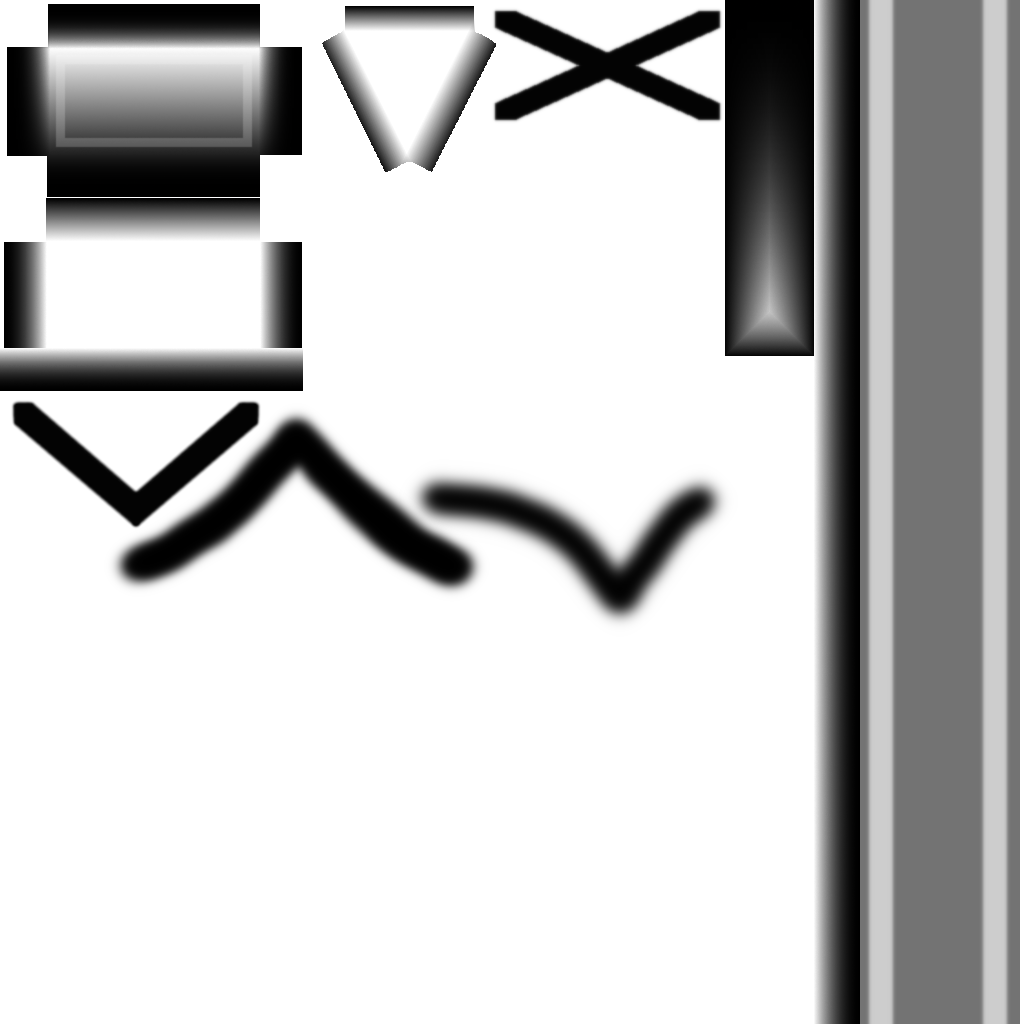
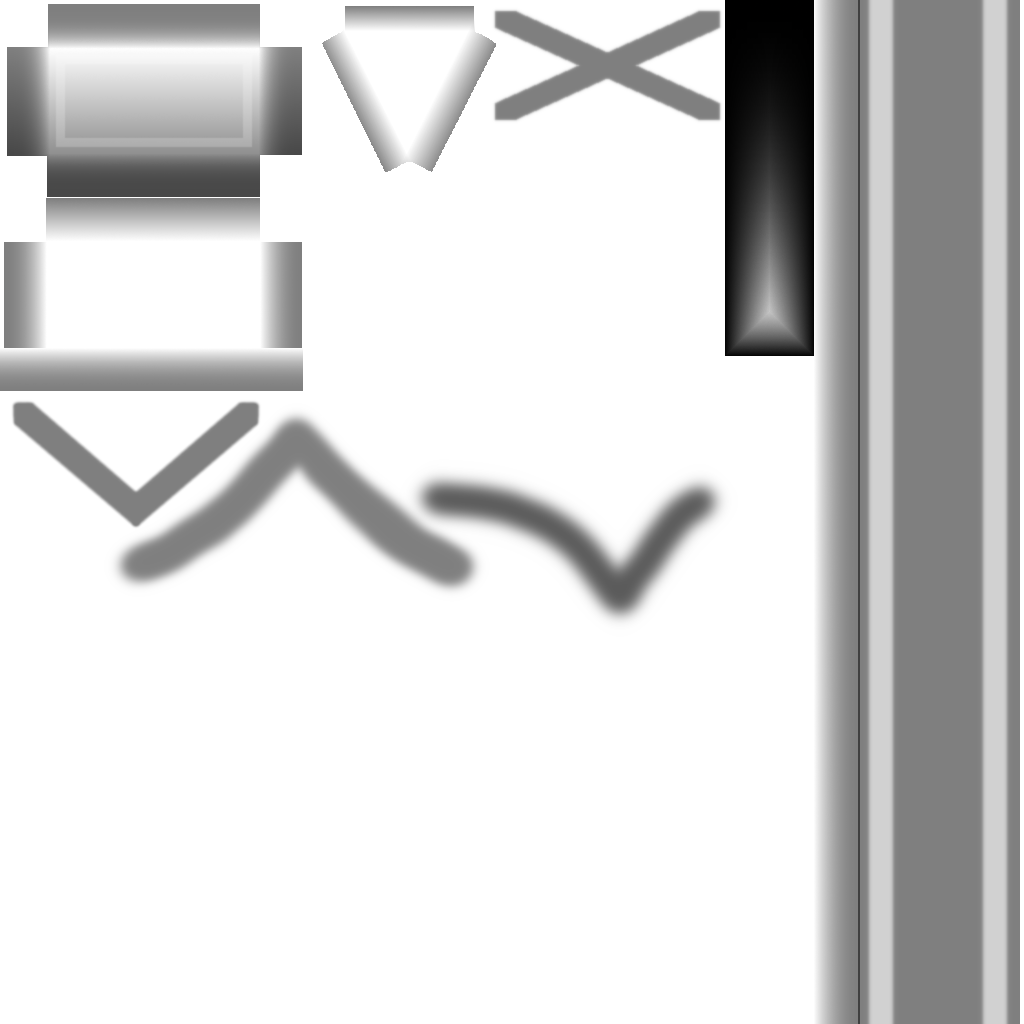
Before/after of a 1024px x 1024px layered artwork. What changed in the layer stack:
"Layer #16": opacity 99% → 50% over [left=11, top=400, right=262, bottom=530]
"Layer #17": opacity 100% → 50% over [left=814, top=0, right=860, bottom=1024]
"Layer #15": opacity 100% → 50% over [left=46, top=198, right=260, bottom=240]
"Layer #14": opacity 100% → 50% over [left=4, top=242, right=46, bottom=348]
"Layer #13": opacity 100% → 50% over [left=261, top=242, right=302, bottom=348]
"Layer #12": opacity 100% → 50% over [left=0, top=348, right=303, bottom=391]
"Layer #19": opacity 100% → 50% over [left=104, top=403, right=490, bottom=596]
"Layer #21": opacity 100% → 65% over [left=399, top=470, right=728, bottom=626]
"Layer #9": opacity 99% → 50% over [left=491, top=8, right=723, bottom=123]
"Layer #5": opacity 55% → 50% over [left=858, top=0, right=1020, bottom=1024]
"Layer #7": opacity 100% → 50% over [left=322, top=6, right=496, bottom=172]
"Layer #4": opacity 100% → 50% over [left=7, top=4, right=302, bottom=197]
"Layer #3": opacity 100% → 50% over [left=7, top=48, right=302, bottom=197]
